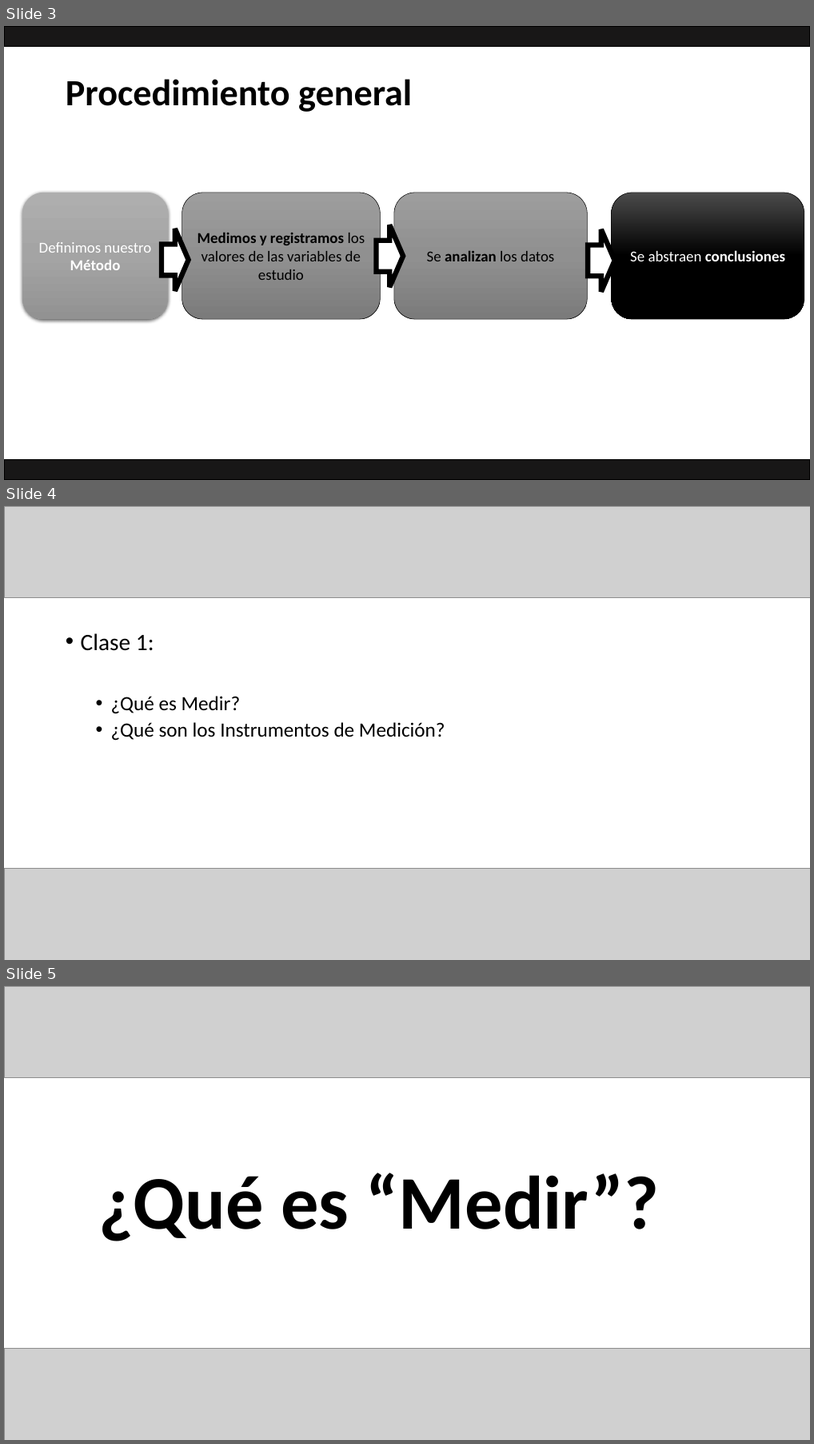
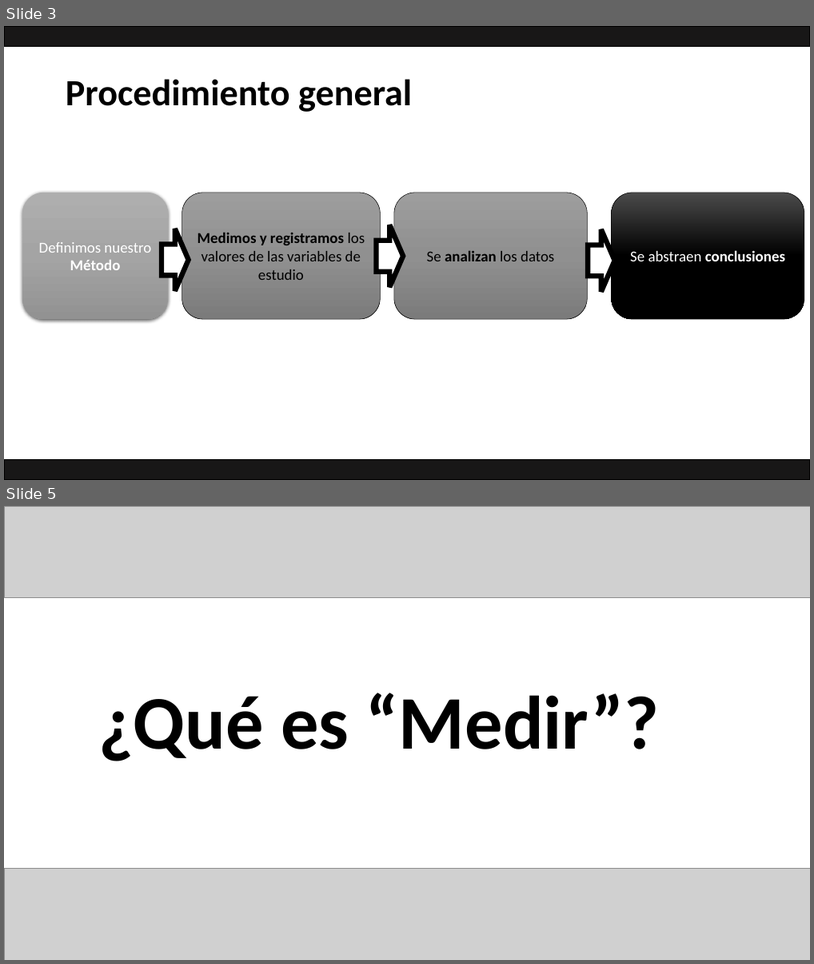
Before and after one commit to Adrifelcha/afchavez-019, a slide deck: JeanPiaget/2019-2020/Cuarentena/Cuarto - Clases Remotas/Zoom2-Recolección-LecturaDatos.pptx. Shown one above the other, each under a label of ours: slides 3, 4 and 5 before the commit, slides 3 and 5 after it; the slides between them are not shown. The pictures are 814x1444 and 814x964 pixels, drawn with LibreOffice and Linux fonts; fonts in the diff are those of the drawing; grey boxes stand for pictures. Boxes give left, top, right and bottom in pixels: in the first picture for what was removed or moved away, otherwise in the second. Text is boxed around its words. In the diff, an @@ line names an element or a change of style, - is before the commit and + after.

```diff
--- a/JeanPiaget/2019-2020/Cuarentena/Cuarto - Clases Remotas/Zoom2-Recolección-LecturaDatos.pptx
+++ b/JeanPiaget/2019-2020/Cuarentena/Cuarto - Clases Remotas/Zoom2-Recolección-LecturaDatos.pptx
@@ slide 4 removed at [4, 506, 810, 960], background #FFFFFF @@
@@ picture removed at [4, 506, 810, 597] @@
@@ text removed at [81, 633, 446, 740] @@
-• Clase 1:
-  • ¿Qué es Medir?
-  • ¿Qué son los Instrumentos de Medición?
@@ picture removed at [4, 868, 810, 960] @@
```
Also in this commit, not shown: 4 slides changed, 1 slide added, 49 other slides removed, 7 other files.
